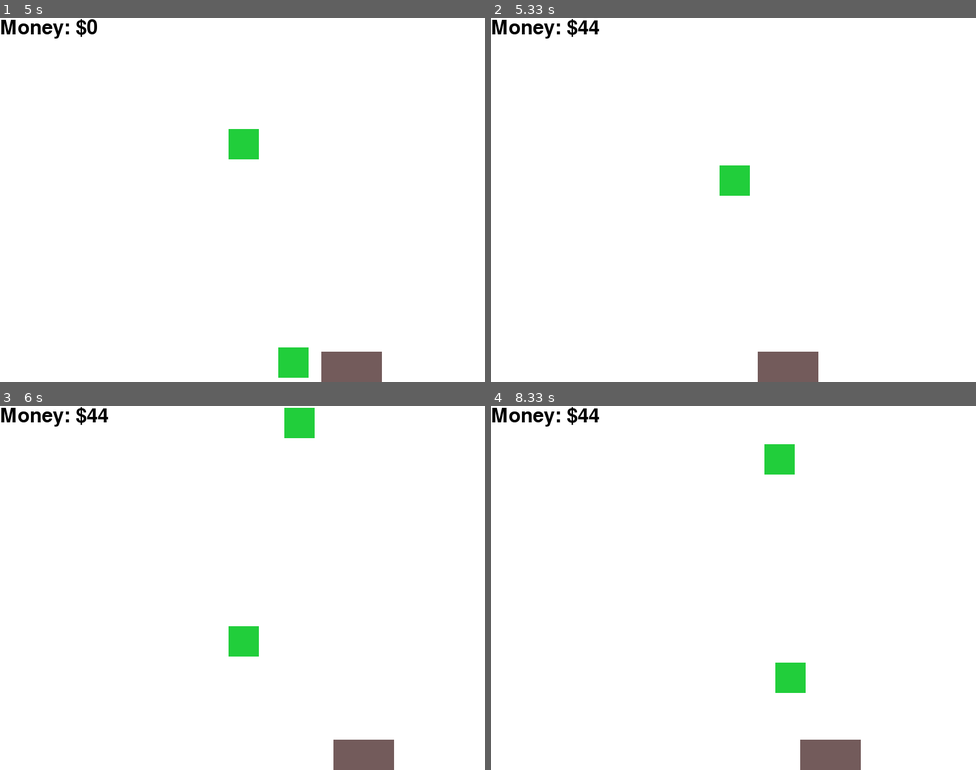
Above: before the commit, frames 1-4 (two rows, left to right).
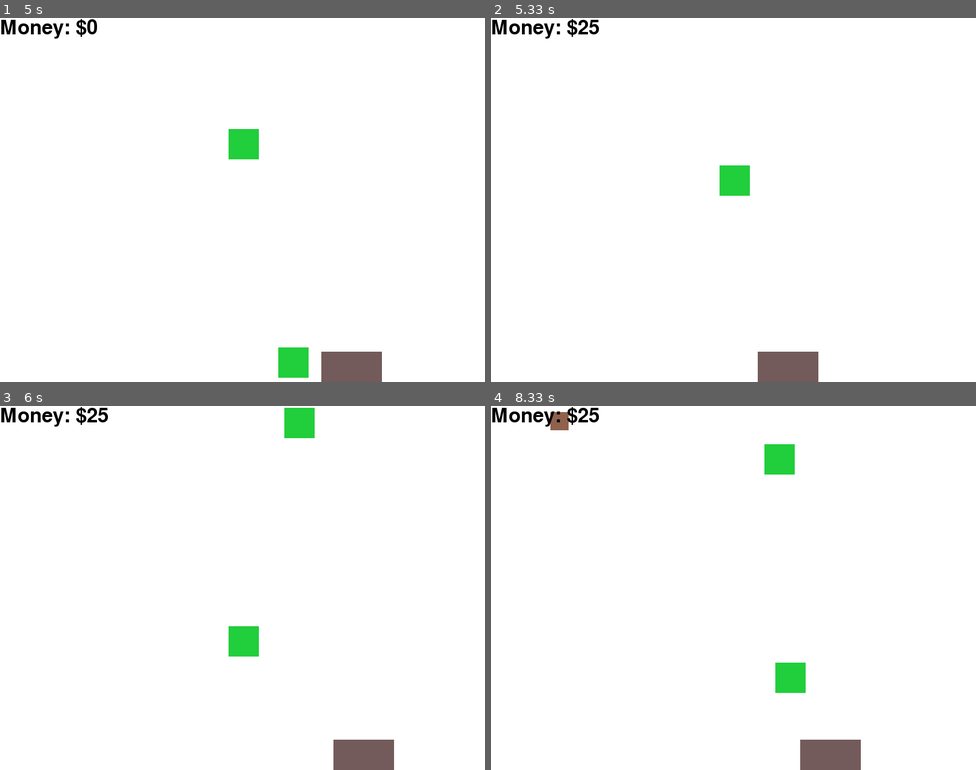
Above: after the commit, the same moments.

Repository: gnikkoch96/pygame-projects
Game: pygame game, started from test_game/main.py
Two runs of this game, one before a commit and one after it. Both use one fixed random seed, a clock stepped at 60 frames per second and the inputs below.
Inputs:
- Up to frame 1 (5 s): hold Right 0.33-0.8 s; hold Right 0.83-1.3 s; hold Left 1.33-1.87 s; hold Left 1.9-2.3 s; hold Right 2.33-2.97 s; hold Left 3-3.47 s; hold Right 3.5-3.97 s; hold Right 4-4.47 s; hold Left from 4.5 s (still down)
- Up to frame 2 (5.33 s): release Left at 5.03 s; hold Left from 5.07 s (still down)
- Up to frame 3 (6 s): release Left at 5.47 s; hold Right from 5.5 s (still down)
- Up to frame 4 (8.33 s): release Right at 6.13 s; hold Left 6.17-6.63 s; hold Right 6.67-7.13 s; hold Right 7.17-7.63 s; hold Left 7.67-8.2 s; hold Left from 8.23 s (still down)

Frame 1 is identical in both runs. In frame 2, 0.1% of the frame differs, in the area x 17-23%, y 0-5%; in frame 3, 0.1%; in frame 4, 0.3%, in the area x 12-23%, y 0-7%.

Commit message:
feat: spawn rocks and add collision logic

Diff:
--- a/test_game/main.py
+++ b/test_game/main.py
@@ -33,9 +33,17 @@
 # money
 MONEY_SIZE: List[int] = [50, 50]
 MONEY_COLOR: str = "#21CE3B"
-FALL_SPEED: int = 3
-money_list: List[List[Union[int, str]]] = []
-SPAWN_RATE: int = 120
+MONEY_FALL_SPEED: int = 3
+MONEY_LIST: List[List[Union[int, str]]] = []
+MONEY_SPAWN_RATE: int = 120
+
+# rock
+ROCK_SIZE: List[int] = [30, 30]
+ROCK_COLOR: str = "#90614c"
+ROCK_FALL_SPEED: int = 10
+ROCK_SPAWN_RATE: int = 500
+ROCK_LIST: List[List[Union[int, str]]] = []
+
 frame_count = 0
 
 score: int = 0
@@ -45,23 +53,44 @@
 
     # spawn new money
     frame_count += 1
-    if frame_count % SPAWN_RATE == 0:
+    if frame_count % MONEY_SPAWN_RATE == 0:
         rand_x = random.randint(0, SCREEN_WIDTH - MONEY_SIZE[0])
-        money_list.append([rand_x, 0, MONEY_SIZE[0], MONEY_SIZE[1], MONEY_COLOR])
+        MONEY_LIST.append([rand_x, 0, MONEY_SIZE[0], MONEY_SIZE[1], MONEY_COLOR])
+
+    # spawn rock
+    if frame_count % ROCK_SPAWN_RATE == 0:
+        rand_x = random.randint(0, SCREEN_WIDTH - MONEY_SIZE[0])
+        ROCK_LIST.append([rand_x, 0, ROCK_SIZE[0], ROCK_SIZE[1], ROCK_COLOR])
 
     # update money position and check for collisions
     bucket_rect = pygame.Rect(bucket[0], bucket[1], bucket[2], bucket[3])
-    for money in money_list[:]: # slice to allow removal of items
-        money[1] += FALL_SPEED
+
+    for money in MONEY_LIST[:]: # slice to allow removal of items
+        money[1] += MONEY_FALL_SPEED
 
         money_rect = pygame.Rect(money[0], money[1], money[2], money[3])
         if bucket_rect.colliderect(money_rect):
             # update score
-            score += random.randint(10, 100)
+            score += random.randint(10, 50)
 
-            money_list.remove(money)
+            MONEY_LIST.remove(money)
         elif money[1] > SCREEN_HEIGHT:
-            money_list.remove(money)
+            MONEY_LIST.remove(money)
+
+    # update rock position and check for collisions
+    for rock in ROCK_LIST[:]:
+        rock[1] += ROCK_FALL_SPEED
+
+        rock_rect = pygame.Rect(rock[0], rock[1], rock[2], rock[3])
+        if bucket_rect.colliderect(rock_rect):
+            # play lost animation
+
+            # reset score
+            score = 0
+
+            ROCK_LIST.remove(rock)
+        elif rock[1] > SCREEN_HEIGHT:
+            ROCK_LIST.remove(rock)
 
 
 
@@ -84,8 +113,12 @@
     screen.fill(pygame.Color(BACKGROUND_COLOR))
 
     # render money
-    for money in money_list:
+    for money in MONEY_LIST:
         pygame.draw.rect(screen, pygame.Color(money[4]), money[:4])
+
+    # render rocks
+    for rock in ROCK_LIST:
+        pygame.draw.rect(screen, pygame.Color(rock[4]), rock[:4])
 
     # render bucket
     pygame.draw.rect(screen, pygame.Color(bucket[4]), bucket[:4])
